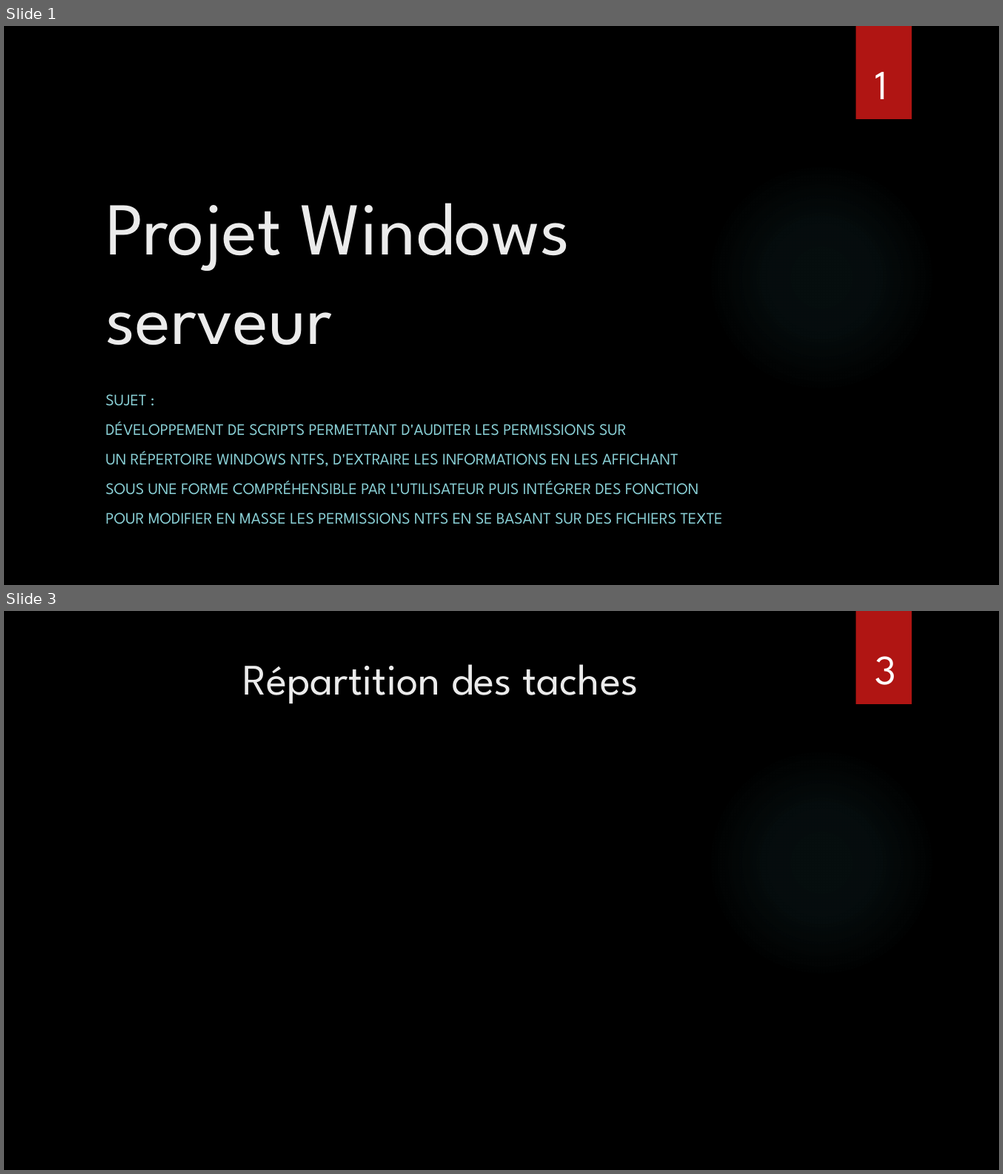
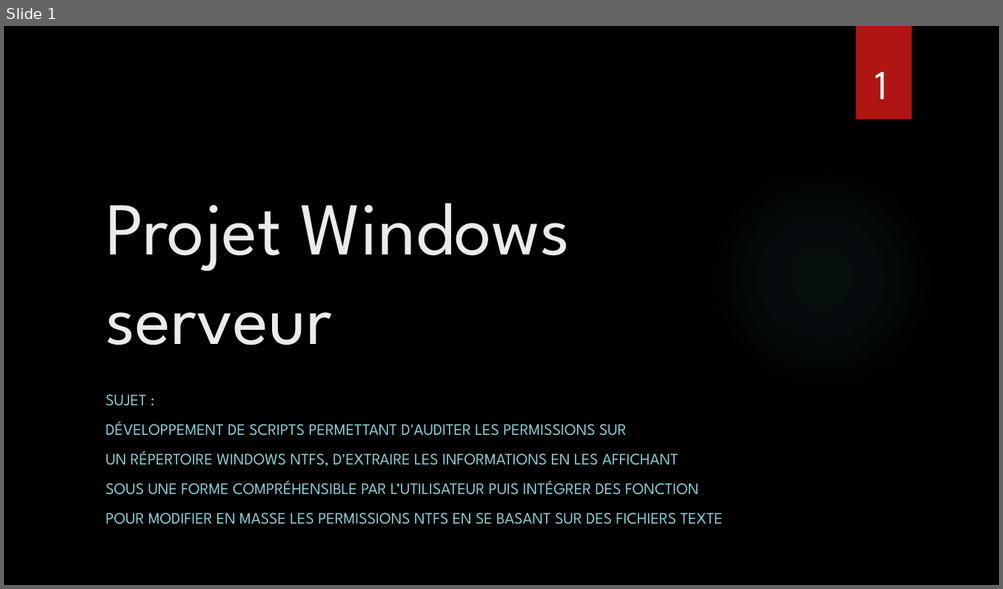
Before and after one commit to FernandezBenjamin/Admin-Windows-Server, a slide deck: Projet_Windows_serveur.pptx. Shown one above the other, each under a label of ours: slides 1 and 3 before the commit, slide 1 after it; the slides between them are not shown. The pictures are 1003x1174 and 1003x589 pixels, drawn with LibreOffice and Linux fonts; fonts in the diff are those of the drawing; background and template pictures are left out. Boxes give left, top, right and bottom in pixels: in the first picture for what was removed or moved away, otherwise in the second. Text is boxed around its words. In the diff, an @@ line names an element or a change of style, - is before the commit and + after.

```diff
--- a/Projet_Windows_serveur.pptx
+++ b/Projet_Windows_serveur.pptx
@@ slide 3 removed at (4, 611, 999, 1170), background picture (left out); not listed: 2 template elements that a slide beside it also shows @@
@@ title removed at (242, 664, 637, 704) @@
-Répartition des taches
@@ text removed at (874, 656, 896, 685) @@
-3
```
Also in this commit, not shown: 1 slide changed, 1 slide added.
